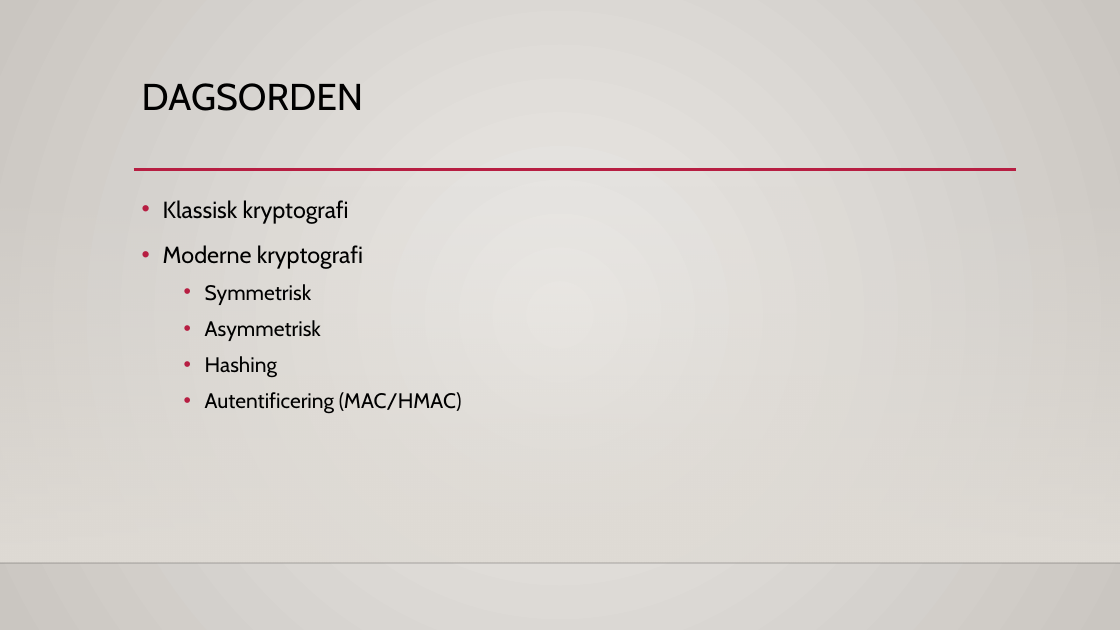
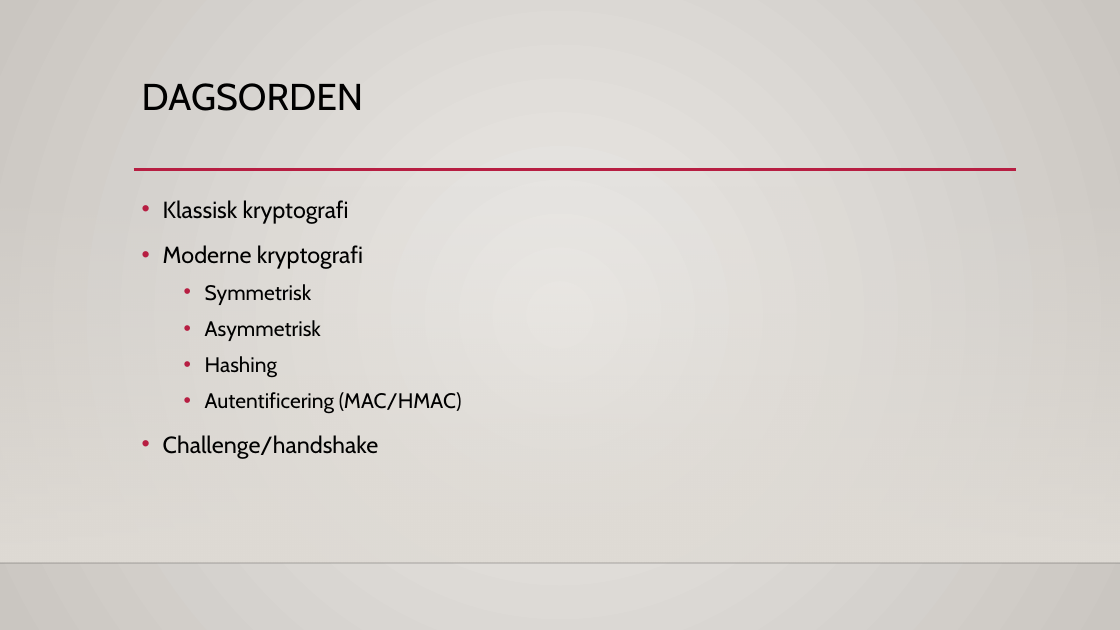
Before and after one commit to philipkaare/presentations, a slide deck: slide 2 of Smartlearning.dk/IT-sikkerhed - webinar 2.pptx. Drawn at 1120x630 pixels with LibreOffice and Linux fonts; fonts in the diff are those of the drawing; background and template pictures are left out. Boxes give left, top, right and bottom in pixels: in the first picture for what was removed or moved away, otherwise in the second. Text is boxed around its words. In the diff, an @@ line names an element or a change of style, - is before the commit and + after.

```diff
--- a/Smartlearning.dk/IT-sikkerhed - webinar 2.pptx
+++ b/Smartlearning.dk/IT-sikkerhed - webinar 2.pptx
@@ text at (163, 435, 379, 459): paragraph added @@
+• Challenge/handshake
```
Also in this commit, not shown: 4 other slides changed, 1 slide removed, 3 other files.
